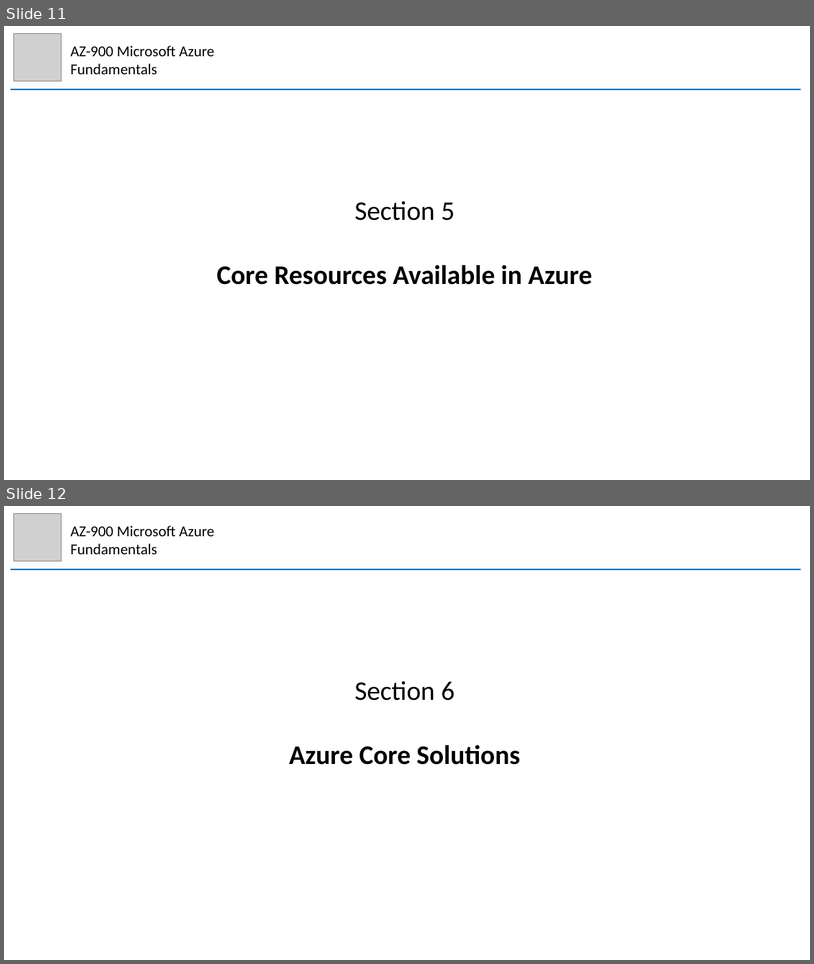
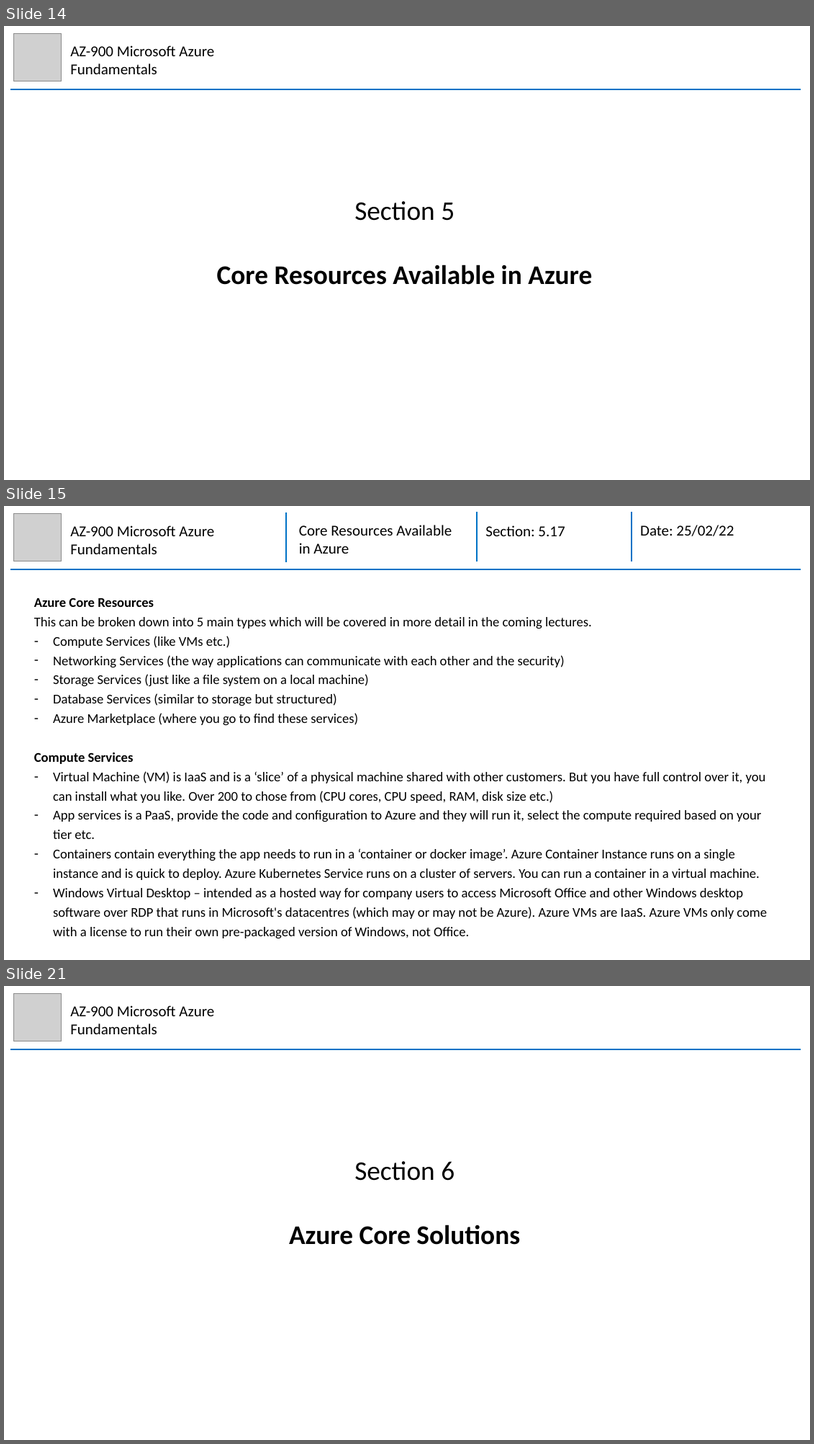
Before and after one commit to mhaythornthwaite/Testing_ML_Algorithms, a slide deck: Azure_AZ-900_Fundamentals/MJH_AZ-900_Azure_Fundamentals_Notes.pptx. Shown one above the other, each under a label of ours: slides 11 and 12 before the commit, slides 14, 15 and 21 after it; the slides between them are not shown. The pictures are 814x964 and 814x1444 pixels, drawn with LibreOffice and Linux fonts; fonts in the diff are those of the drawing; grey boxes stand for pictures. Boxes give left, top, right and bottom in pixels: in the first picture for what was removed or moved away, otherwise in the second. Text is boxed around its words. In the diff, an @@ line names an element or a change of style, - is before the commit and + after.

Commit message:
Azure AZ-900 Section 4, 5, 6

```diff
--- a/Azure_AZ-900_Fundamentals/MJH_AZ-900_Azure_Fundamentals_Notes.pptx
+++ b/Azure_AZ-900_Fundamentals/MJH_AZ-900_Azure_Fundamentals_Notes.pptx
@@ slide 15 added at (4, 506, 810, 960), background #FFFFFF @@
@@ picture added at (13, 513, 62, 561) @@
@@ text added at (70, 525, 214, 554), 18 pt, text #000000 @@
+AZ-900 Microsoft Azure Fundamentals
@@ group added at (10, 512, 801, 569): 4 lines, 3 texts @@
+Core Resources Available in Azure
+Section: 5.17
+Date: 25/02/22
@@ text added at (34, 597, 767, 939), 16 pt, text #000000 @@
+Azure Core Resources
+This can be broken down into 5 main types which will be covered in more detail in the coming lectures.
+– Compute Services (like VMs etc.)
+– Networking Services (the way applications can communicate with each other and the security)
+– Storage Services (just like a file system on a local machine)
+– Database Services (similar to storage but structured)
+– Azure Marketplace (where you go to find these services)
+Compute Services
+– Virtual Machine (VM) is IaaS and is a ‘slice’ of a physical machine shared with other customers. But you have full control over it, you can install what you like. Over 200 to chose from (CPU cores, CPU speed, RAM, disk size etc.)
+– App services is a PaaS, provide the code and configuration to Azure and they will run it, select the compute required based on your tier etc.
+– Containers contain everything the app needs to run in a ‘container or docker image’. Azure Container Instance runs on a single instance and is quick to deploy. Azure Kubernetes Service runs on a cluster of servers. You can run a container in a virtual machine.
+– Windows Virtual Desktop – intended as a hosted way for company users to access Microsoft Office and other Windows desktop software over RDP that runs in Microsoft's datacentres (which may or may not be Azure). Azure VMs are IaaS. Azure VMs only come with a license to run their own pre-packaged version of Windows, not Office.
@@ what was slide 11 is now slide 14 @@
@@ what was slide 12 is now slide 21 @@
```
Also in this commit, not shown: 1 slide changed, 13 other slides added.
